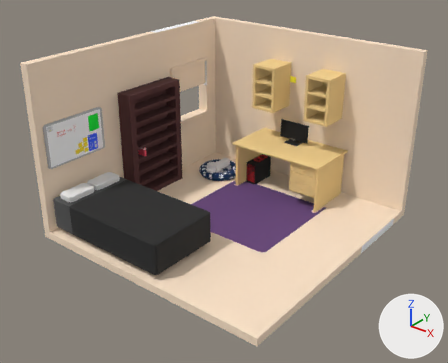
A saved change to the glTF model portfolio/public/room.glb.
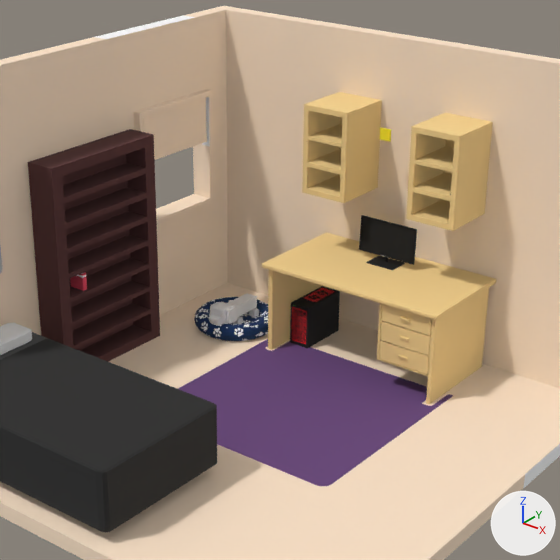
There are two pictures of each version: one whole from a camera (50 mm lens) standing at (39.8, -64.5, 31.1) and looking at (-0.4, -14.2, -0.1), one close up on the part from 23% to 85% of the width and 4% to 79% of the height. The lights are fixed; the arrows at lower right show +X, +Y and +Z. Where no turn or scale is listed for an object, it has been applied to the vertices. Vertices at the same position are counted once.

The older version as bpy lines, for what is in view:
```python
me_cube = bpy.data.meshes.new('Cube')
me_cube.from_pydata(...)  # 110 vertices, 216 faces; spans x -0.86..0.58, y -1.8..1.8, z -1.46..1.5
me_cube.materials.append(mat_material_004)  # picture img_pc_texture_2
me_cube_006 = bpy.data.meshes.new('Cube.006')
me_cube_006.from_pydata(...)  # 96 vertices, 188 faces; spans x -8.2..8.2, y -4.5..4.5, z -2.5..1.9
me_cube_006.materials.append(mat_material_009)  # picture img_bed_texture
me_cube_008 = bpy.data.meshes.new('Cube.008')
me_cube_008.from_pydata(...)  # 602 vertices, 1160 faces; spans x -0.95..0.9, y -3.16..1.73, z -1.54..0.7
me_plane_001 = bpy.data.meshes.new('Plane.001')
me_plane_001.from_pydata(...)  # 51 vertices, 49 faces; spans x -6.95..6.95, y -6.71..6.95, z 0.0
me_plane_001.materials.append(mat_material_010)  # dark purple #69467c
ob_bed = bpy.data.objects.new('Bed', me_cube_006)
ob_bed.location = (-6.83, -23.01, -3.47)
ob_milo = bpy.data.objects.new('Milo', me_cube_008)
ob_milo.location = (-9.99, -2.61, -4.58)
ob_pc = bpy.data.objects.new('PC', me_cube)
ob_pc.location = (-4.72, -1.06, -4.51)
ob_rug = bpy.data.objects.new('Rug', me_plane_001)
ob_rug.location = (-0.15, -9.52, -5.98)
# also in view: 'Room' at (-0.9, -12.3, 3.6); 'Bookshelf' at (-14.1, -11.9, 1.0); 'Pillow1' at (-13.2, -21.2, -1.2); 'Desk' at (0.0, -1.3, -2.9); 'Dog Bed' at (-10.2, -3.0, -5.5)
```
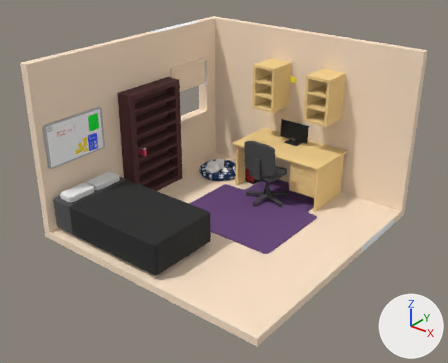
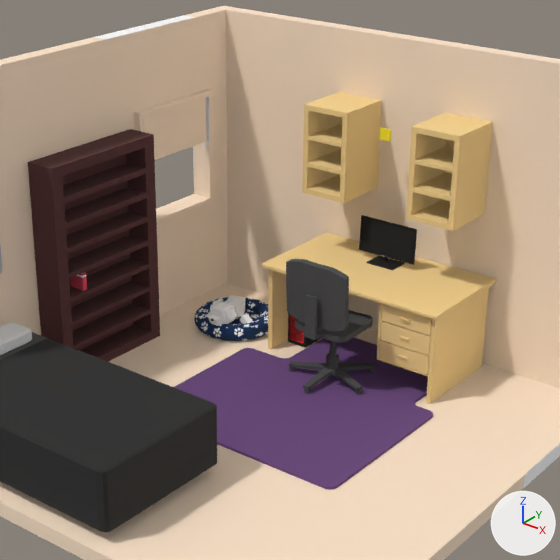
What differs and where, as boxes [x1, y1, x2, y2] in the close-ups (560 x 560 px; the box of a moved part takes in the faces that stretch with it):
'Rug', reshaped, moved, rescaled: before [178, 339, 453, 486]; after [174, 337, 433, 490]
'Chair', added: after [286, 259, 375, 395]
'PC', moved: before [290, 286, 340, 348]; after [288, 313, 321, 347]
'Milo', reshaped: before [209, 293, 259, 326]; after [206, 295, 254, 326]
part 2 of me_cube_008, moved or reshaped (not visible afterwards): before [249, 308, 259, 317]
part 3 of me_cube_008, moved or reshaped: before [233, 316, 243, 324]; after [240, 314, 254, 324]
part 4 of me_cube_008, moved or reshaped: before [227, 293, 257, 324]; after [226, 295, 246, 321]

What the commit changed:
Material 'Material.012' (mat_material_012) is new.
Its base color is (0.0704, 0.0704, 0.0704) (dark grey #4b4b4b).
Its roughness is 1.0.
me_plane_001 is used by ob_rug; location (-0.15, -9.52, -5.98).
me_plane_001 had 51 vertices, 49 faces and spanned x -6.95..6.95, y -6.71..6.95, z 0.0.
me_plane_001 now has 80 vertices, 156 faces and spans x -6.95..6.95, y -6.71..9.73, z 0.0..0.15.
me_plane_001 part 1: the whole mesh is rebuilt.
me_cube_008 is used by ob_milo; location (-9.99, -2.61, -4.58).
me_cube_008 had 602 vertices, 1160 faces and spanned x -0.95..0.9, y -3.16..1.73, z -1.54..0.7.
me_cube_008 now has 602 vertices, 1160 faces and spans x -2.17..2.05, y -3.16..0.87, z -0.98..0.7.
me_cube_008 part 2: the loose piece of 8 vertices spanning x 0.17..0.67, y 0.62..1.12, z -1.54..-0.47 is multiplied about its middle by the matrix ((0.622, -0.396, 0.676), (-0.124, 0.802, 0.584), (-0.773, -0.447, 0.449)), then moved by (-1.78, -0.8, 0.66).
me_cube_008 part 3: the loose piece of 8 vertices spanning x 0.17..0.67, y -1.15..-0.65, z -1.54..-0.47 is multiplied about its middle by the matrix ((0.519, 0.139, -0.844), (-0.039, 0.99, 0.138), (0.854, -0.039, 0.519)), then moved by (1.02, -0.16, 0.52).
me_cube_008 part 4: 32 of 602 vertices moved; they spanned x -0.43..0.9, y -2.29..1.64, z -0.59..0.62 and now span x -1.51..0.95, y -2.32..0.87, z -0.57..0.66; mean shift (-0.49, -0.34, 0.06); largest move (-0.43, 1.18, -0.41) -> (-1.12, -0.46, -0.09).
Mesh me_cube_011 is new.
It has 476 vertices, 930 faces and spans x -2.74..2.74, y -2.82..2.4, z -4.01..4.33.
It uses material mat_material_012 (dark grey #4b4b4b).
Object 'PC' (ob_pc) moves from (-4.72, -1.06, -4.51) to (-4.91, -1.06, -4.51).
Object 'Rug' (ob_rug) moves from (-0.15, -9.52, -5.98) to (-0.01, -9.52, -5.98).
Object 'Rug' (ob_rug) is rescaled from (1.0, 1.0, 1.0) to (1.04, 1.0, 1.0).
Object 'Chair' (ob_chair) is new; it shows me_cube_011.
Its location is (-0.32, -5.47, -1.8).
